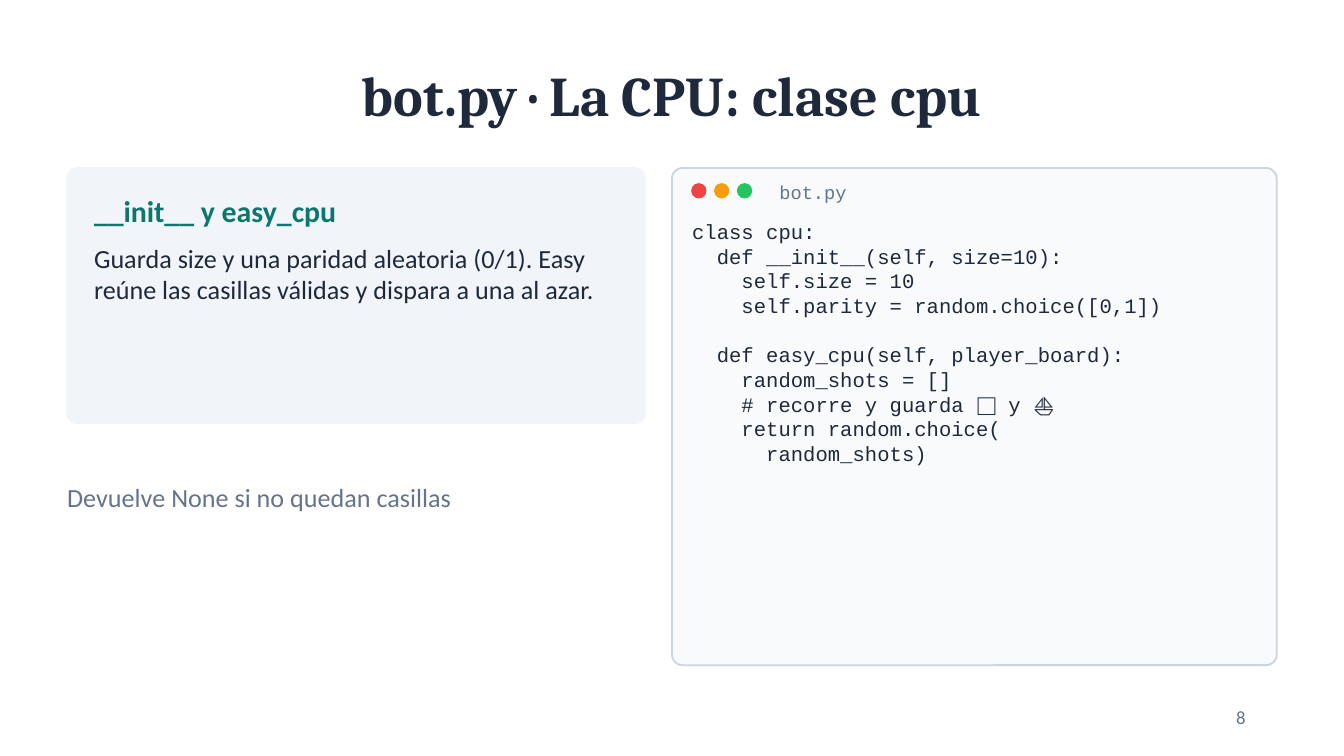
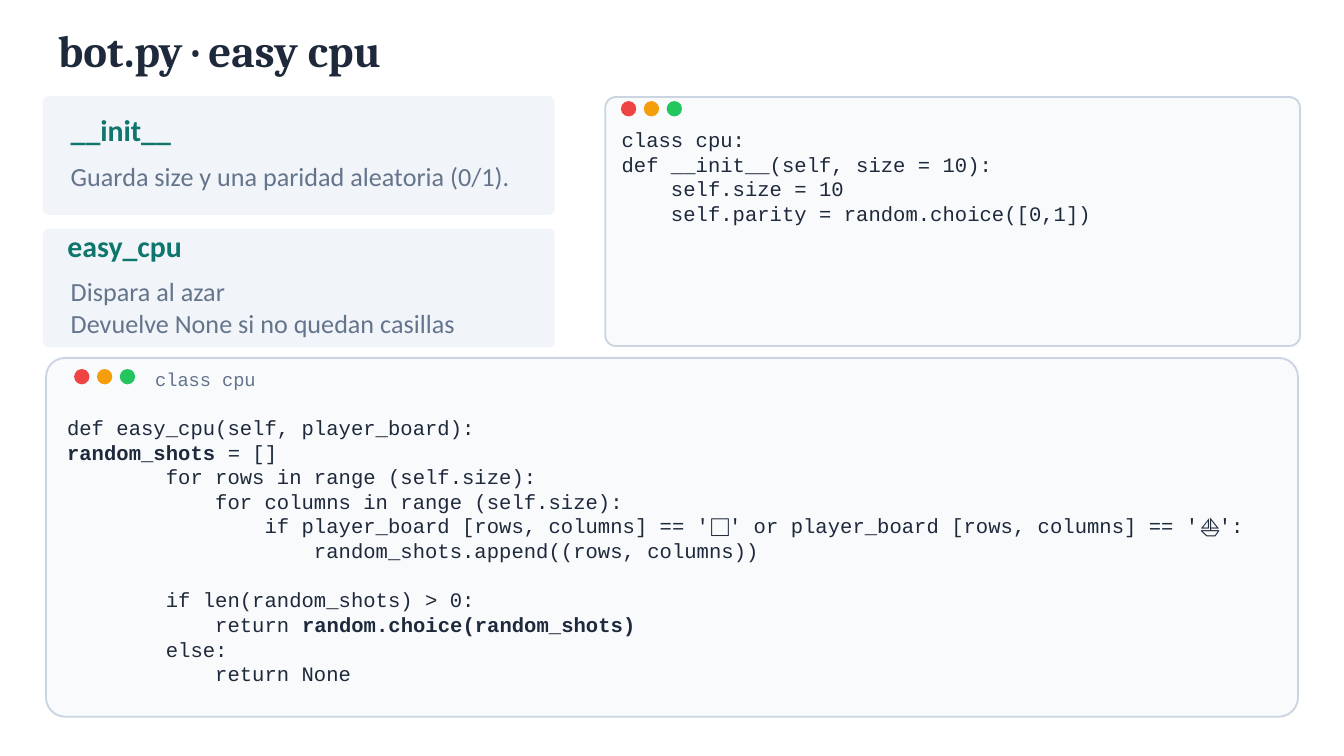
Before and after one commit to jorgeshzhndz/Hundir_La_Flota, a slide deck: slide 16 of HLF_presentacion.pptx (slide 8 before the commit). Drawn at 1344x756 pixels with LibreOffice and Linux fonts; fonts in the diff are those of the drawing. Boxes give left, top, right and bottom in pixels: in the first picture for what was removed or moved away, otherwise in the second. Text is boxed around its words. In the diff, an @@ line names an element or a change of style, - is before the commit and + after.

```diff
--- a/HLF_presentacion.pptx
+++ b/HLF_presentacion.pptx
@@ title at (x1=58, y1=36, x2=381, y2=77): text changed; size 30 to 24 pt @@
-bot.py · La CPU: clase cpu
+bot.py · easy cpu
@@ rounded rectangle resized from (x1=67, y1=168, x2=645, y2=423) to (x1=44, y1=97, x2=554, y2=214) @@
@@ rounded rectangle added at (x1=605, y1=97, x2=1300, y2=345), fill #F8FAFC, outline #CBD5E1 1 pt, 11 pt, text #1E293B @@
+class cpu:
+def __init__(self, size = 10):
+self.size = 10
+self.parity = random.choice([0,1])
@@ 3 ellipses moved together from (x1=692, y1=184, x2=751, y2=198) to (x1=622, y1=102, x2=681, y2=116) @@
@@ text at (x1=71, y1=120, x2=171, y2=145): text changed @@
-__init__ y easy_cpu
+__init__
@@ text at (x1=71, y1=167, x2=509, y2=190): text changed; text colour #1E293B to #64748B @@
-Guarda size y una paridad aleatoria (0/1). Easy reúne las casillas válidas y dispara a una al azar.
+Guarda size y una paridad aleatoria (0/1).
@@ text removed at (x1=779, y1=185, x2=846, y2=203) @@
-bot.py
@@ rounded rectangle added at (x1=44, y1=230, x2=554, y2=347), fill #F1F5F9, outline #F1F5F9 1 pt @@
@@ text removed at (x1=692, y1=225, x2=1161, y2=466) @@
-class cpu:
-def __init__(self, size=10):
-self.size = 10
-self.parity = random.choice([0,1])
-def easy_cpu(self, player_board):
-random_shots = []
-# recorre y guarda ⬜ y ⛵
-return random.choice(
-random_shots)
@@ text added at (x1=67, y1=242, x2=181, y2=262), 16 pt, text #0F766E, bold @@
+easy_cpu
@@ text "Dispara al azar" moved from (x1=67, y1=489, x2=451, y2=511) to (x1=71, y1=283, x2=454, y2=337) @@
@@ text at (x1=71, y1=283, x2=225, y2=305): paragraph added @@
+Dispara al azar
@@ rounded rectangle resized from (x1=672, y1=168, x2=1277, y2=665) to (x1=46, y1=358, x2=1298, y2=716) @@
@@ rounded rectangle at (x1=46, y1=358, x2=1298, y2=716): proportions changed @@
@@ text added at (x1=155, y1=373, x2=255, y2=390), 10 pt, text #64748B @@
+class cpu
@@ group added at (x1=67, y1=370, x2=1137, y2=681): 3 ellipses, 1 text @@
+def easy_cpu(self, player_board):
+random_shots = []
+for rows in range (self.size):
+for columns in range (self.size):
+if player_board [rows, columns] == '⬜' or player_board [rows, columns] == '⛵':
+random_shots.append((rows, columns))
+if len(random_shots) > 0:
+return random.choice(random_shots)
+else:
+return None
@@ page number removed at (x1=1236, y1=711, x2=1245, y2=724) @@
-8
```
Also in this commit, not shown: 5 other slides changed, 19 slides added, 5 slides removed, 6 other files.
